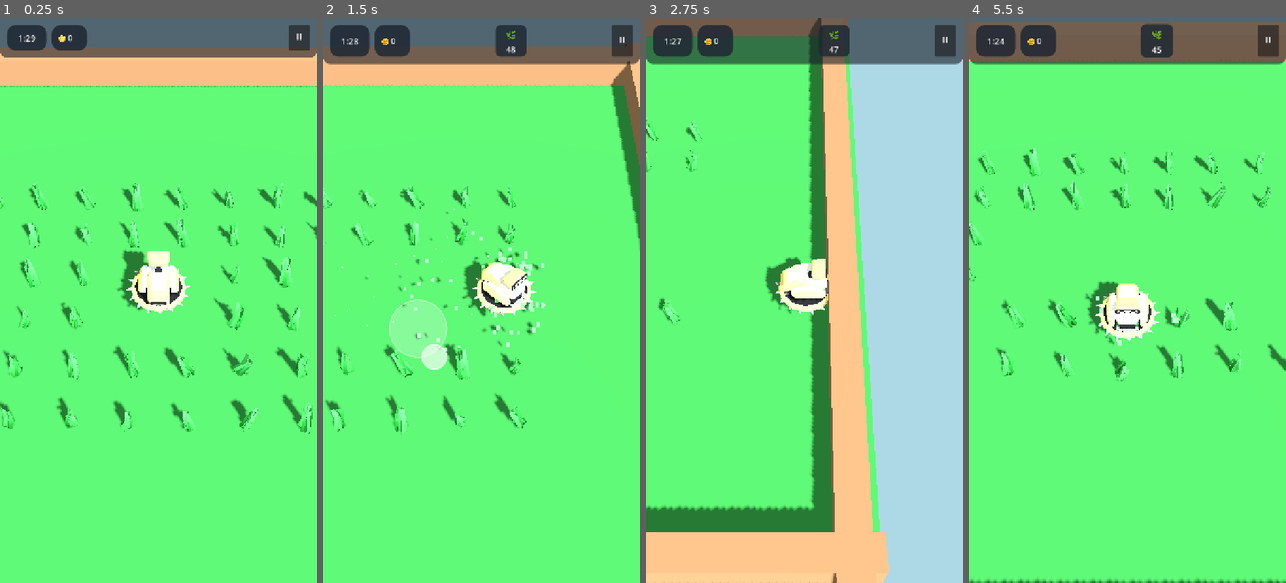
Above: before the commit, frames 1-4 (left to right).
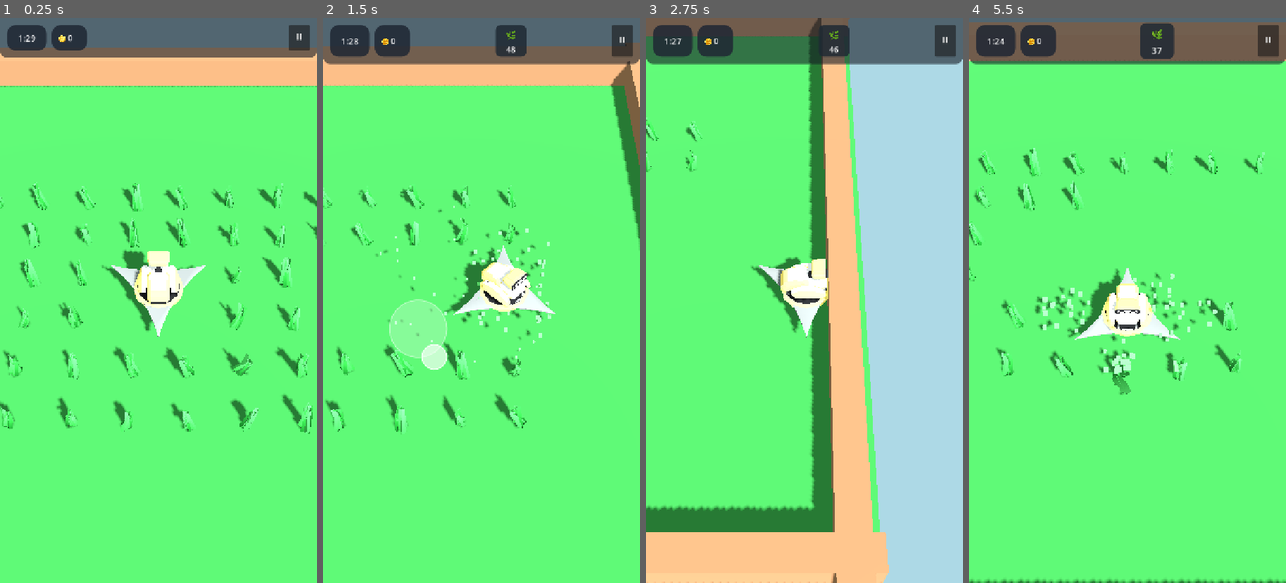
Above: after the commit, the same moments.

Repository: rogerbif/grass-cut-bot
Game: Godot game, scene res://scenes/main.tscn
Two runs of this game, one before a commit and one after it. Both use one fixed random seed, a clock stepped at 60 frames per second and the inputs below.
Inputs (mouse positions are in pixels of both pictures, inside the frame that each line leads up to):
- Up to frame 1 (0.25 s): no input
- Up to frame 2 (1.5 s): move the mouse to (551, 272) at 0.52 s; hold Right (ui_right) 0.53-1.25 s; click (551, 272) at 0.67 s; drag from (418, 328) to (465, 413) at 1.27 s
- Up to frame 3 (2.75 s): move the mouse to (836, 176) at 2.02 s; hold Right (ui_right) from 2.03 s (still down)
- Up to frame 4 (5.5 s): release Right (ui_right) at 2.75 s; drag from (1111, 413) to (1032, 215) at 2.77 s; move the mouse to (1222, 385) at 3.52 s; hold Left (ui_left) 3.53-4.25 s; drag from (1032, 215) to (1079, 159) at 4.27 s; move the mouse to (1143, 300) at 5.02 s; hold Down (ui_down) from 5.03 s (still down); click (1143, 300) at 5.17 s

The runs differ from the first frame. In frame 1, 1.7% of the frame differs, in the area x 18-78%, y 35-64%; in frame 2, 2.1%; in frame 3, 0.8%; in frame 4, 3.6%, in the area x 20-100%, y 1-67%.

Commit message:
feat(cutter): nova lamina quadrupla ninja para o tier 2 e sincronizacao de escala [v0.3.6]

Diff:
--- a/project.godot
+++ b/project.godot
@@ -11,7 +11,7 @@
 [application]
 
 config/name="Grass Cut Bot"
-config/version="0.3.4"
+config/version="0.3.6"
 run/main_scene="res://scenes/main.tscn"
 config/features=PackedStringArray("4.7", "Mobile")
 config/icon="res://icon.svg"
--- a/scenes/cutter/cutter.tscn
+++ b/scenes/cutter/cutter.tscn
@@ -9,7 +9,7 @@
 
 [sub_resource type="CylinderShape3D" id="CylinderShape3D_f1mop"]
 height = 0.4
-radius = 0.65
+radius = 1.18
 
 [sub_resource type="StandardMaterial3D" id="StandardMaterial3D_djd10"]
 albedo_color = Color(1, 0.85, 0.25, 1)
--- a/scripts/core/upgrade_manager.gd
+++ b/scripts/core/upgrade_manager.gd
@@ -63,8 +63,8 @@
 
 # Getters para valores no gameplay
 func get_blade_radius() -> float:
-	# Raio base de 0.65m + 0.12m a cada upgrade
-	return 0.65 + (radius_level - 1) * 0.12
+	# Raio base de 1.18m + 0.15m a cada upgrade
+	return 1.18 + (radius_level - 1) * 0.15
 
 func get_cutter_speed() -> float:
 	# Velocidade base de 6.5m/s + 0.75m/s por nível
@@ -86,7 +86,7 @@
 
 func get_blade_tier_name() -> String:
 	match get_blade_tier():
-		1: return "Lâmina Básica de Aço"
-		2: return "Serra Dupla Turbo"
+		1: return "Lâmina Tripla de Aço"
+		2: return "Lâmina Quádrupla Ninja"
 		3: return "Lâmina Estelar de Titânio"
 	return "Lâmina Básica"
--- a/scripts/cutter/cutter.gd
+++ b/scripts/cutter/cutter.gd
@@ -45,7 +45,7 @@
 const FLOWER_MAT: ShaderMaterial = preload("res://shaders/interactive_flower_material.tres")
 
 func _update_shader_globals() -> void:
-	var blade_radius: float = 0.65
+	var blade_radius: float = 1.18
 	if UpgradeManager != null:
 		blade_radius = UpgradeManager.get_blade_radius()
 	var interact_radius: float = blade_radius + 0.95
@@ -75,8 +75,8 @@
 	elif blade_shape.shape is SphereShape3D:
 		blade_shape.shape.radius = radius
 
-	# Escala da malha visual da serra para refletir o upgrade de raio (base 0.65m)
-	var visual_scale: float = radius / 0.65
+	# Escala da malha visual da serra para refletir o upgrade de raio (base 1.18m)
+	var visual_scale: float = radius / 1.18
 	if blade_spinner:
 		blade_spinner.scale = Vector3(visual_scale, 1.0, visual_scale)
 
Binary file changed: assets/models/grass_bot.glb
Not shown, changed: docs/02_entidades_e_mecanicas/SISTEMA_DO_CORTADOR.md
Not shown, changed: docs/04_sistemas_e_gameplay/ECONOMIA_E_OFICINA.md
Not shown, added: docs/historico_melhorias/012_nova_lamina_tripla_tier_1.md
Not shown, added: docs/historico_melhorias/013_nova_lamina_quadrupla_tier_2.md
Not shown, changed: docs/historico_melhorias/INDICE_MELHORIAS.md
